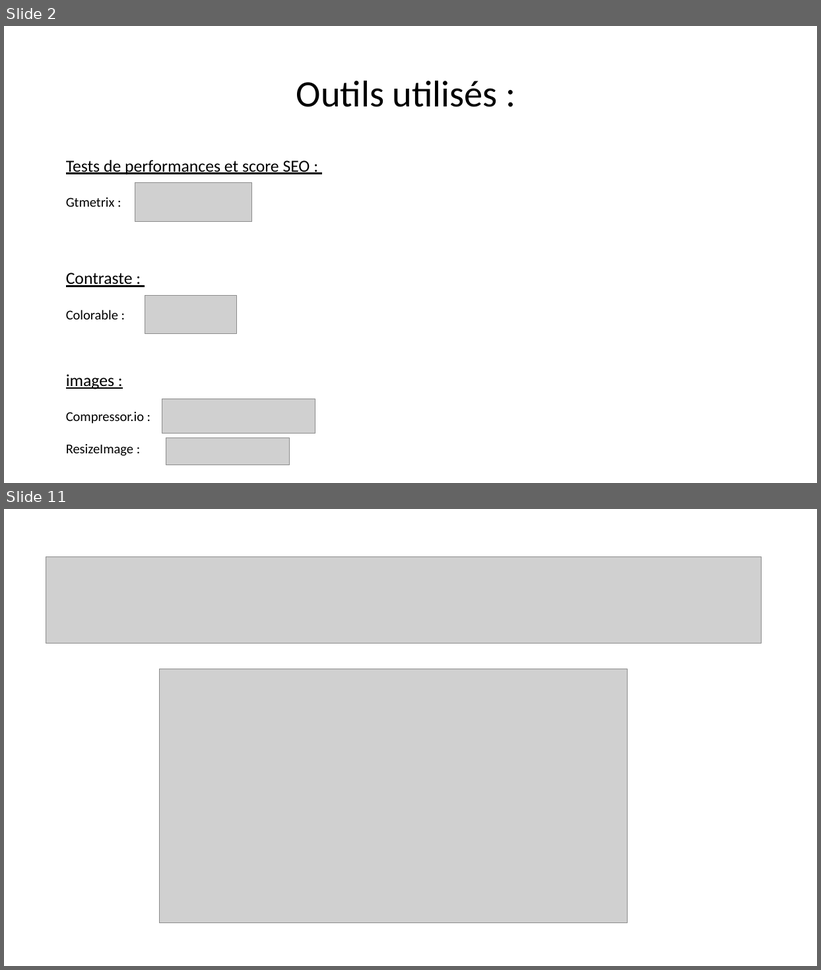
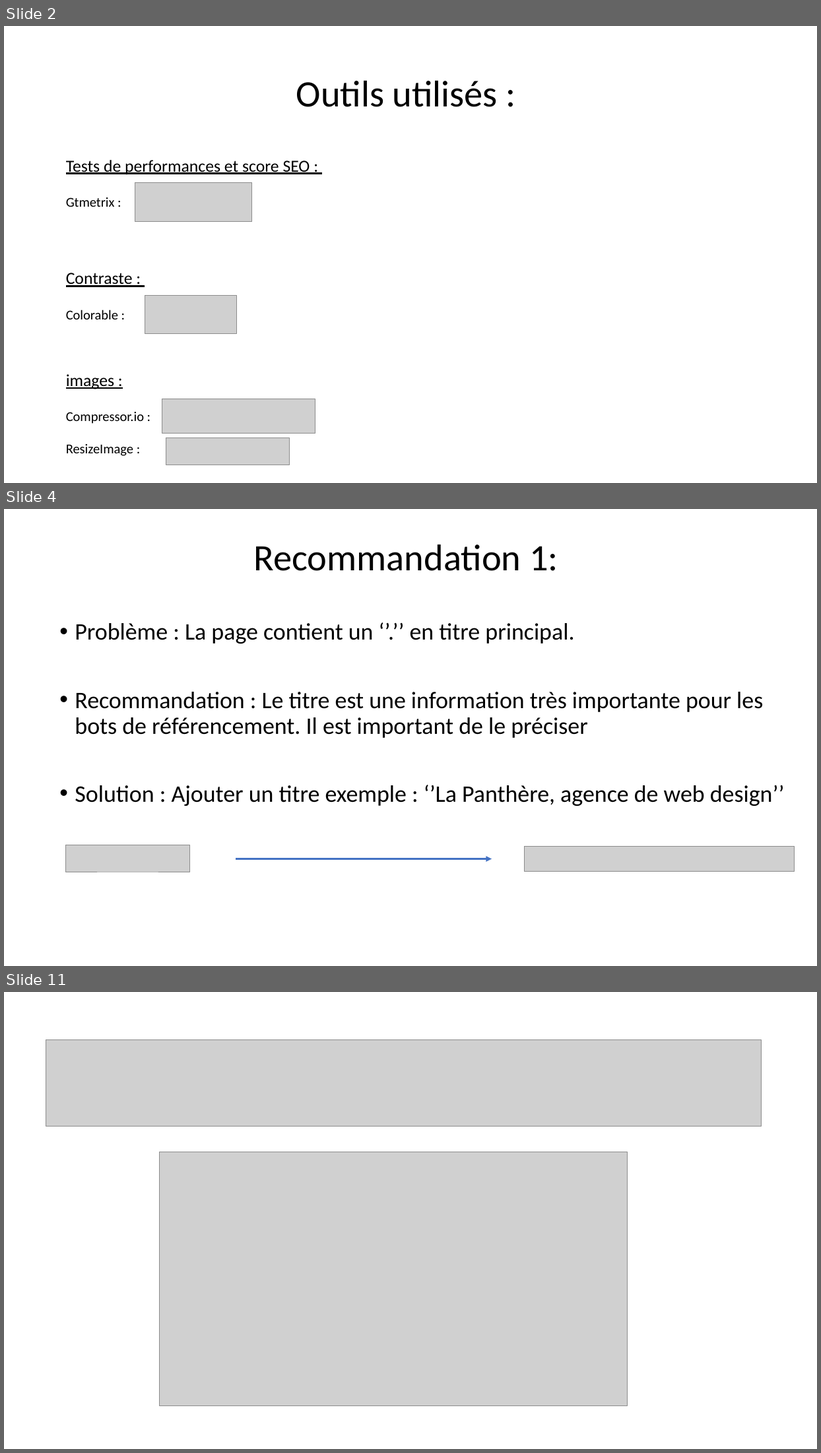
Before and after one commit to Nono-Le-Robot/TP04_Optimisez_un_site_web_existant, a slide deck: Ressources/Soutenance projet 04.pptx. Shown one above the other, each under a label of ours: slides 2 and 11 before the commit, slides 2, 4 and 11 after it; the slides between them are not shown. The pictures are 821x970 and 821x1453 pixels, drawn with LibreOffice and Linux fonts; fonts in the diff are those of the drawing; grey boxes stand for pictures. Boxes give left, top, right and bottom in pixels: in the first picture for what was removed or moved away, otherwise in the second. Text is boxed around its words. In the diff, an @@ line names an element or a change of style, - is before the commit and + after.

```diff
--- a/Ressources/Soutenance projet 04.pptx
+++ b/Ressources/Soutenance projet 04.pptx
@@ slide 4 added at (4, 509, 817, 966), background #FFFFFF @@
@@ title added at (254, 544, 558, 571), 44 pt, text #000000 @@
+Recommandation 1:
@@ text added at (75, 623, 785, 806), 28 pt, text #000000 @@
+• Problème : La page contient un ‘’.’’ en titre principal.
+• Recommandation : Le titre est une information très importante pour les bots de référencement. Il est important de le préciser
+• Solution : Ajouter un titre exemple : ‘’La Panthère, agence de web design’’
@@ picture added at (65, 846, 190, 873) @@
@@ arrow added from (236, 859) to (492, 859), #4472C4 2.25 pt @@
@@ picture added at (525, 847, 795, 873) @@
```
Also in this commit, not shown: 12 slides changed, 4 other slides added, 7 slides removed, 2 other files.
